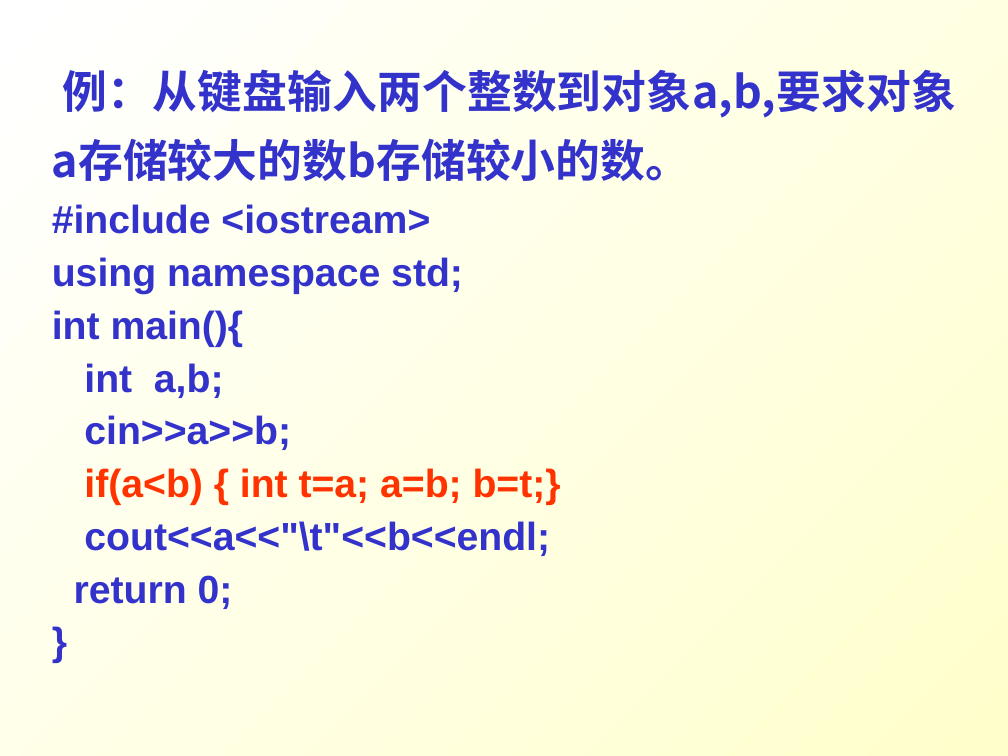
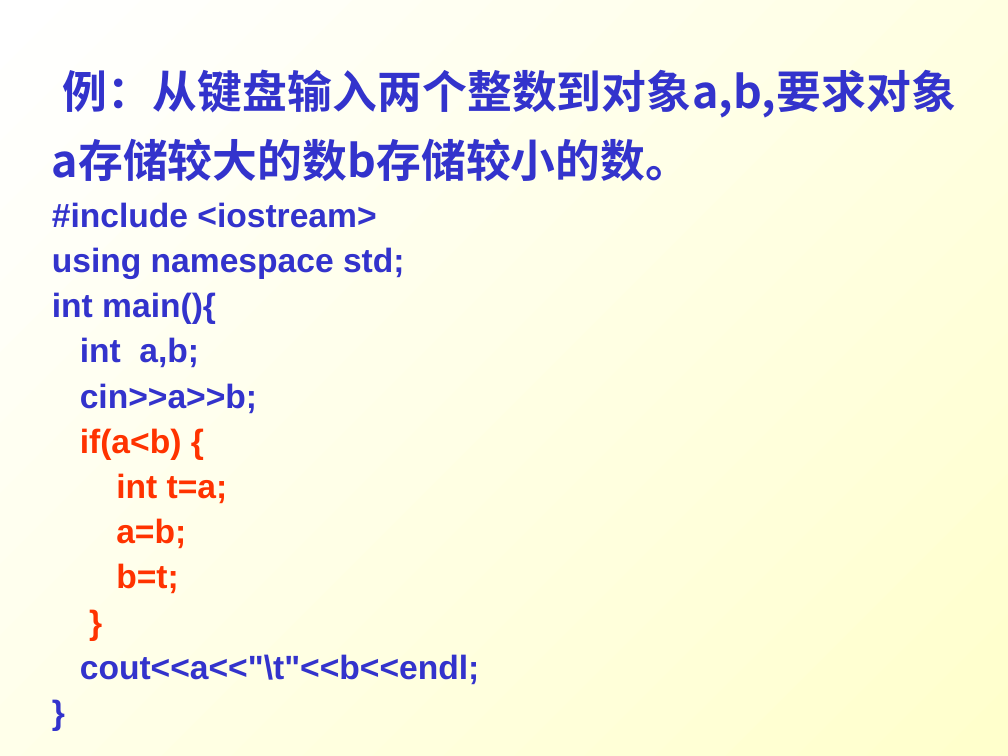
Before and after one commit to Changhe160/Changhe160.github.io, a slide deck: slide 13 of teachingRes/Cplusplus/unit02控制结构.ppt (slide 14 before the commit). Drawn at 1008x756 pixels with LibreOffice and Linux fonts; fonts in the diff are those of the drawing. Boxes give left, top, right and bottom in pixels: in the first picture for what was removed or moved away, otherwise in the second. Text is boxed around its words. In the diff, an @@ line names an element or a change of style, - is before the commit and + after.

```diff
--- a/teachingRes/Cplusplus/unit02控制结构.ppt
+++ b/teachingRes/Cplusplus/unit02控制结构.ppt
@@ text at [52, 202, 480, 685]: size 28 to 24 pt in "#include <iostream>", "using namespace std;", "int main(){", "int a,b;" and 3 more places; less space between paragraphs; alignment left to justified @@
@@ text at [80, 428, 228, 594]: text changed; size 28 to 24 pt @@
-if(a<b) { int t=a; a=b; b=t;}
+if(a<b) {
+int t=a;
+a=b;
+b=t;
+}
@@ text at [74, 575, 233, 609]: paragraph removed @@
-return 0;
```
Also in this commit, not shown: 15 other slides changed, 1 slide removed, 1 other file.
